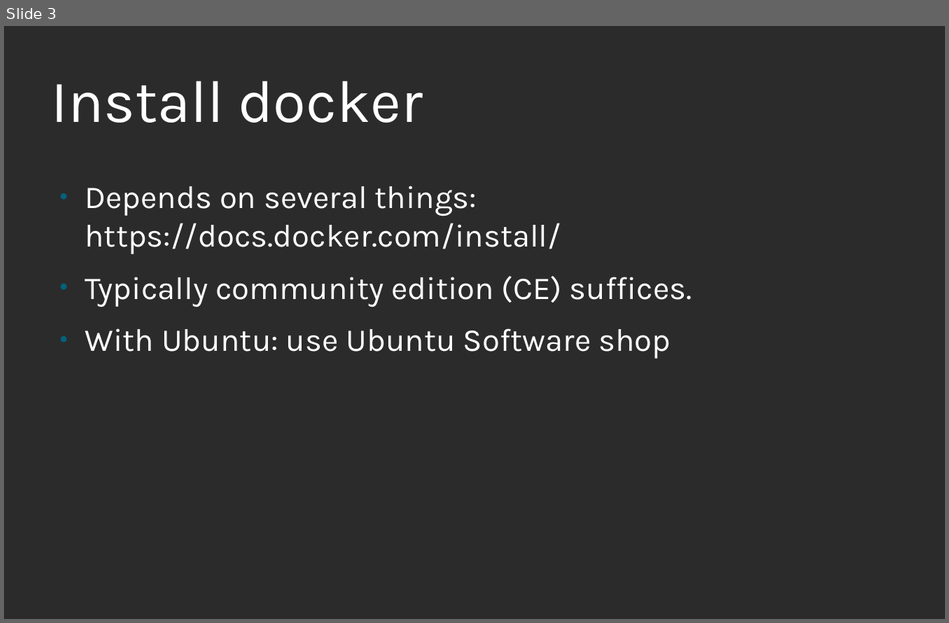
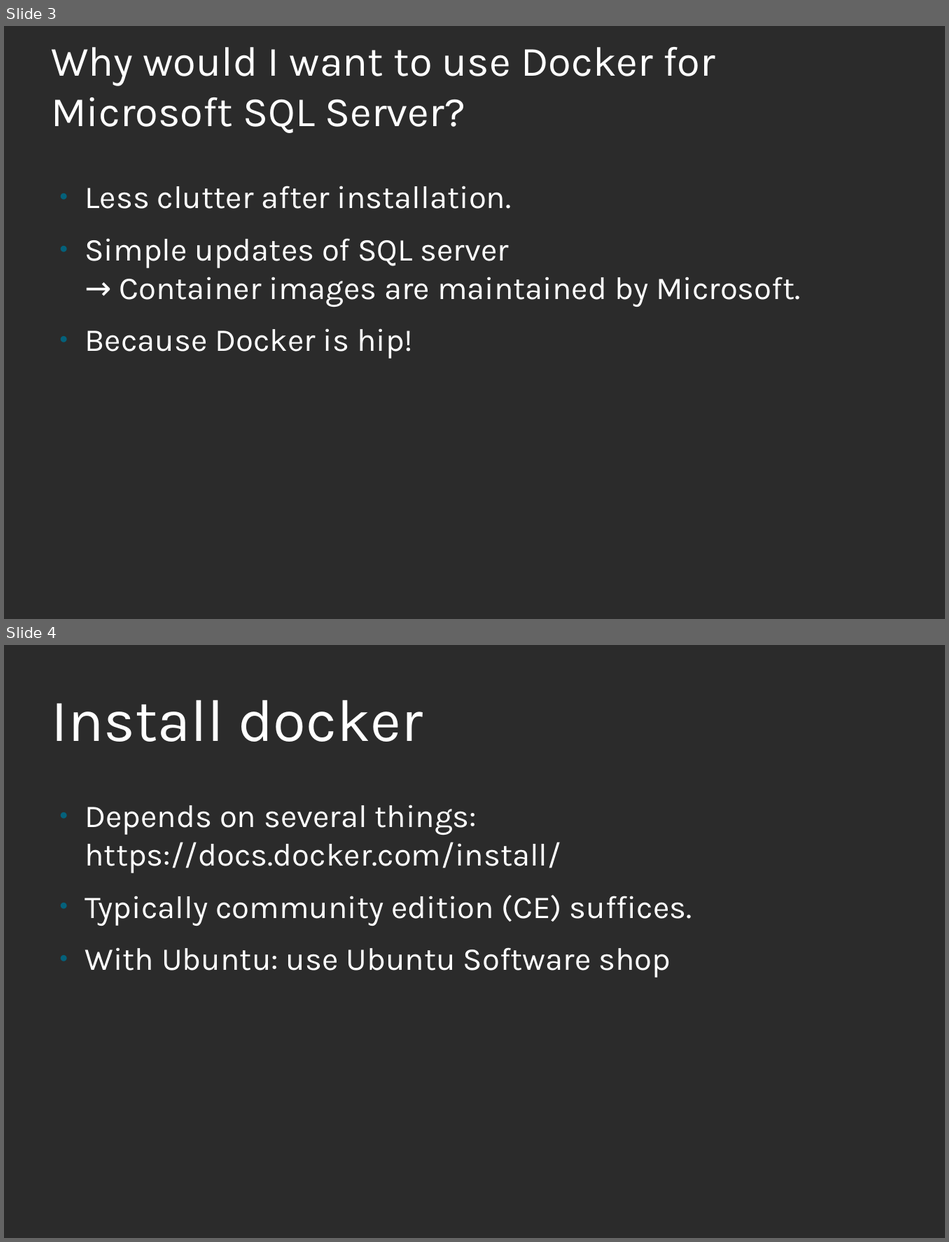
Before and after one commit to roskakori/talks, a slide deck: linuxtage/Microsoft SQL Server with Linux and Docker.odp. Shown one above the other, each under a label of ours: slide 3 before the commit, slides 3 and 4 after it. The pictures are 949x623 and 949x1242 pixels, drawn with LibreOffice and Linux fonts; fonts in the diff are those of the drawing; background and template pictures are left out; a plain dark background stands for a picture behind light text. Boxes give left, top, right and bottom in pixels: in the first picture for what was removed or moved away, otherwise in the second. Text is boxed around its words. In the diff, an @@ line names an element or a change of style, - is before the commit and + after.

Commit message:
Added slides for talk on Micrsoft SQL Server with Linux and Docker.

```diff
--- a/linuxtage/Microsoft SQL Server with Linux and Docker.odp
+++ b/linuxtage/Microsoft SQL Server with Linux and Docker.odp
@@ slide 3 added at (x1=4, y1=26, x2=945, y2=619), background picture (left out) @@
@@ title added at (x1=51, y1=47, x2=715, y2=133), 42 pt, text #FFFFFF @@
+Why would I want to use Docker for
+Microsoft SQL Server?
@@ text added at (x1=84, y1=186, x2=801, y2=358), 32 pt, text #FFFFFF @@
+● Less clutter after installation.
+● Simple updates of SQL server
+  → Container images are maintained by Microsoft.
+● Because Docker is hip!
@@ what was slide 3 is now slide 4 @@
```
Also in this commit, not shown: 8 slides changed, 2 other slides added, 4 slides removed.
